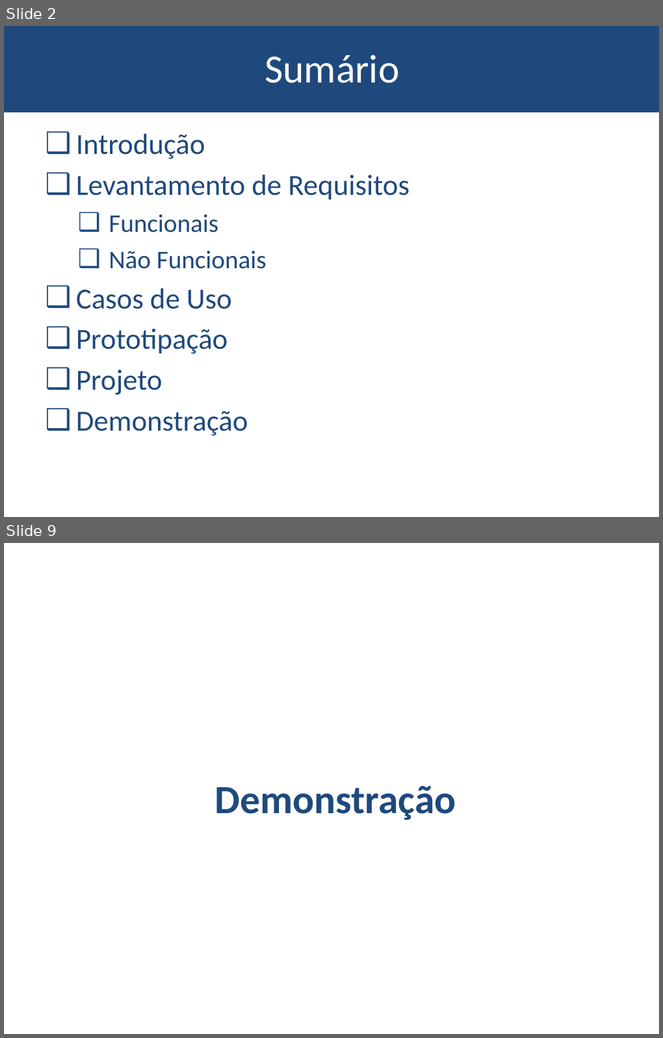
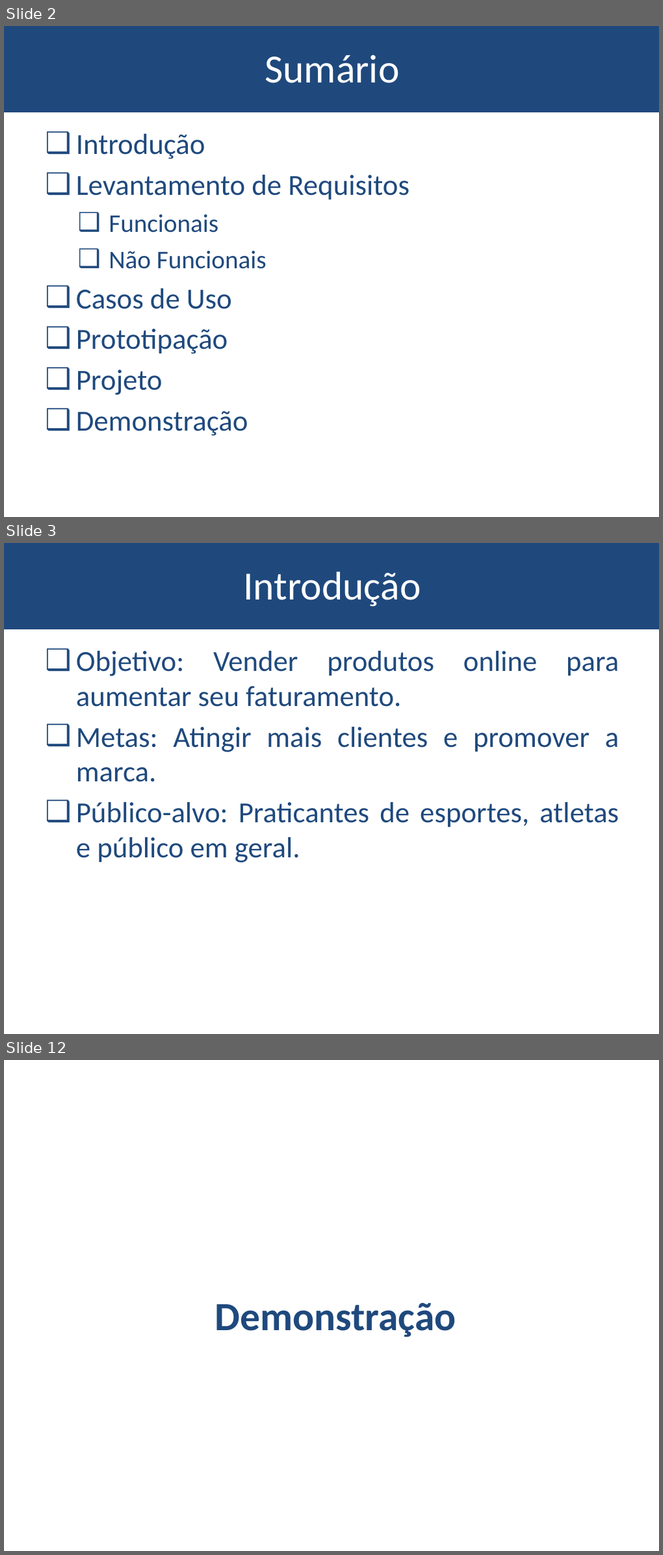
Before and after one commit to bgbaine/ads, a slide deck: esi/aula18/atividades/Modelo de apresentação(1).pptx. Shown one above the other, each under a label of ours: slides 2 and 9 before the commit, slides 2, 3 and 12 after it; the slides between them are not shown. The pictures are 663x1038 and 663x1555 pixels, drawn with LibreOffice and Linux fonts; fonts in the diff are those of the drawing; background and template pictures are left out. Boxes give left, top, right and bottom in pixels: in the first picture for what was removed or moved away, otherwise in the second. Text is boxed around its words. In the diff, an @@ line names an element or a change of style, - is before the commit and + after.

```diff
--- a/esi/aula18/atividades/Modelo de apresentação(1).pptx
+++ b/esi/aula18/atividades/Modelo de apresentação(1).pptx
@@ slide 3 added at <box>4,543,659,1034</box>, background #FFFFFF; not listed: 1 template element that a slide beside it also shows @@
@@ title added at <box>243,572,421,607</box>, 44 pt, text #FFFFFF @@
+Introdução
@@ text added at <box>76,651,619,863</box>, 32 pt, text #1F497D @@
+❑ Objetivo: Vender produtos online para aumentar seu faturamento.
+❑ Metas: Atingir mais clientes e promover a marca.
+❑ Público-alvo: Praticantes de esportes, atletas e público em geral.
@@ what was slide 9 is now slide 12 @@
```
Also in this commit, not shown: 5 slides changed, 6 other slides added, 4 slides removed, 7 other files.
